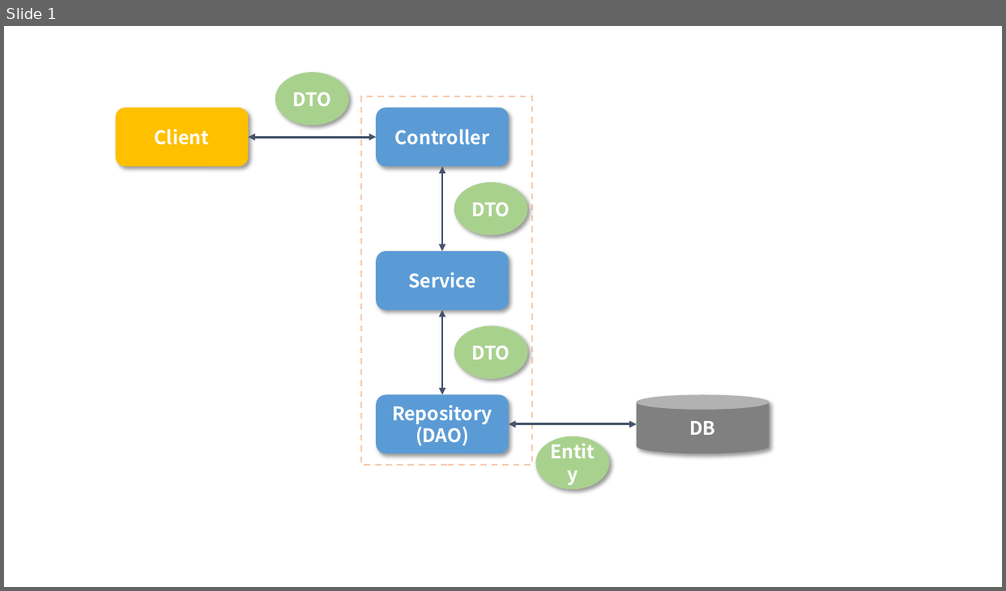
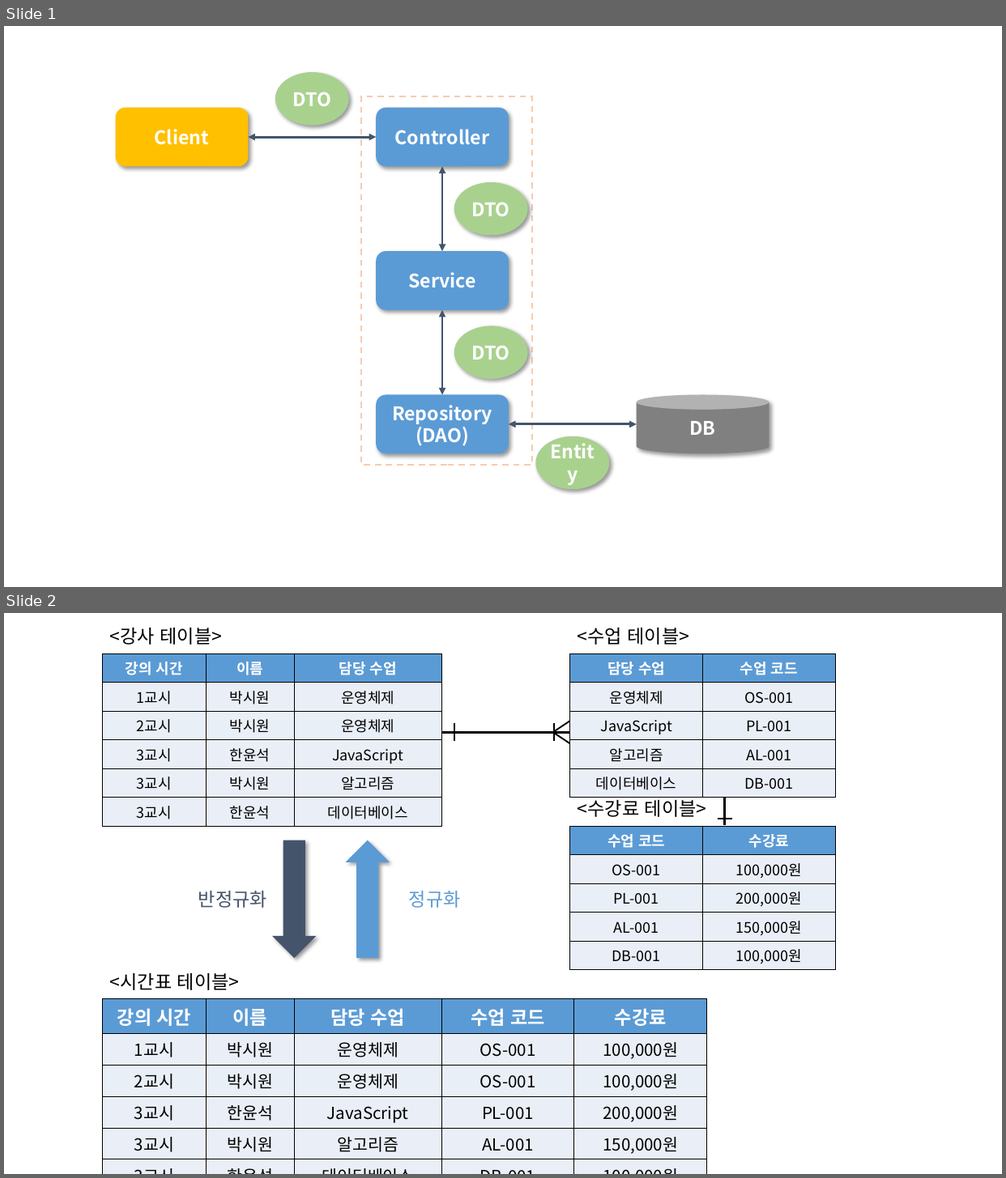
Before and after one commit to siwon-park/BackEnd-Study, a slide deck: PPT_Image.pptx. Shown one above the other, each under a label of ours: slide 1 before the commit, slides 1 and 2 after it. The pictures are 1006x591 and 1006x1178 pixels, drawn with LibreOffice and Linux fonts; fonts in the diff are those of the drawing. Boxes give left, top, right and bottom in pixels: in the first picture for what was removed or moved away, otherwise in the second. Text is boxed around its words. In the diff, an @@ line names an element or a change of style, - is before the commit and + after.

Commit message:
docs: 정규화, 반정규화 정리

```diff
--- a/PPT_Image.pptx
+++ b/PPT_Image.pptx
@@ slide 2 added at (x1=4, y1=613, x2=1002, y2=1174), background #FFFFFF @@
@@ text added at (x1=110, y1=628, x2=223, y2=645), 18 pt, text #000000 @@
+<강사 테이블>
@@ text added at (x1=577, y1=628, x2=690, y2=645), 18 pt, text #000000 @@
+<수업 테이블>
@@ table added at (x1=103, y1=653, x2=442, y2=823), 6 rows, 3 columns @@
+강의 시간 | 이름 | 담당 수업
+1교시 | 박시원 | 운영체제
+2교시 | 박시원 | 운영체제
+3교시 | 한윤석 | JavaScript
+3교시 | 박시원 | 알고리즘
+3교시 | 한윤석 | 데이터베이스
@@ table added at (x1=570, y1=653, x2=835, y2=794), 5 rows, 2 columns @@
+담당 수업 | 수업 코드
+운영체제 | OS-001
+JavaScript | PL-001
+알고리즘 | AL-001
+데이터베이스 | DB-001
@@ group added at (x1=442, y1=722, x2=571, y2=744): 3 lines, 1 triangle @@
@@ line added from (725, 778) to (725, 825), #000000 2.25 pt @@
@@ text added at (x1=577, y1=797, x2=707, y2=817), 18 pt, text #000000 @@
+<수강료 테이블>
@@ line added from (718, 786) to (732, 786), #000000 1.5 pt @@
@@ table added at (x1=570, y1=826, x2=835, y2=968), 5 rows, 2 columns @@
+수업 코드 | 수강료
+OS-001 | 100,000원
+PL-001 | 200,000원
+AL-001 | 150,000원
+DB-001 | 100,000원
@@ line added from (718, 819) to (732, 819), #000000 1.5 pt @@
@@ down arrow added at (x1=272, y1=841, x2=316, y2=958), fill #44546A @@
@@ down arrow added at (x1=345, y1=841, x2=390, y2=958), fill #5B9BD5 @@
@@ text added at (x1=198, y1=891, x2=267, y2=908), 18 pt, text #44546A @@
+반정규화
@@ text added at (x1=409, y1=891, x2=461, y2=908), 18 pt, text #5B9BD5 @@
+정규화
@@ text added at (x1=110, y1=973, x2=240, y2=990), 18 pt, text #000000 @@
+<시간표 테이블>
@@ table added at (x1=103, y1=999, x2=707, y2=1166), 6 rows, 5 columns @@
+강의 시간 | 이름 | 담당 수업 | 수업 코드 | 수강료
+1교시 | 박시원 | 운영체제 | OS-001 | 100,000원
+2교시 | 박시원 | 운영체제 | OS-001 | 100,000원
+3교시 | 한윤석 | JavaScript | PL-001 | 200,000원
+3교시 | 박시원 | 알고리즘 | AL-001 | 150,000원
+3교시 | 한윤석 | 데이터베이스 | DB-001 | 100,000원
```
Also in this commit, not shown: 1 other file.
